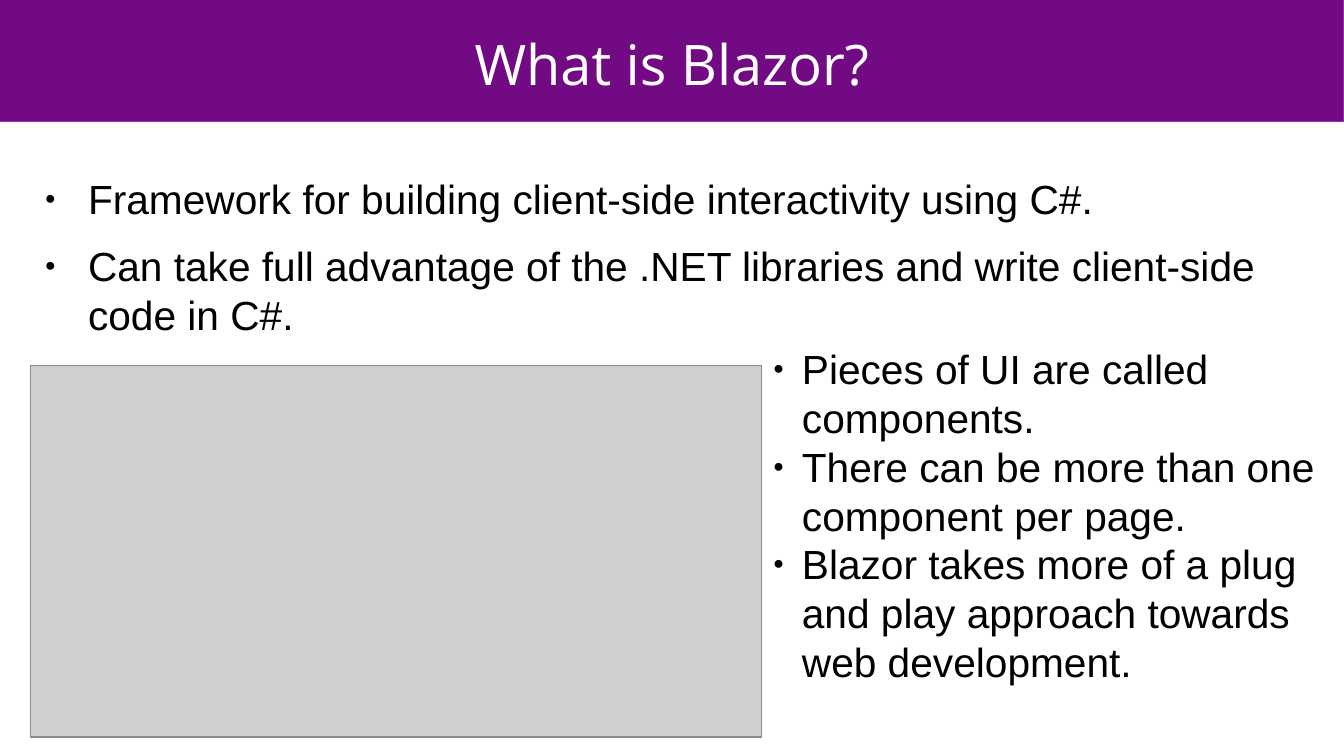
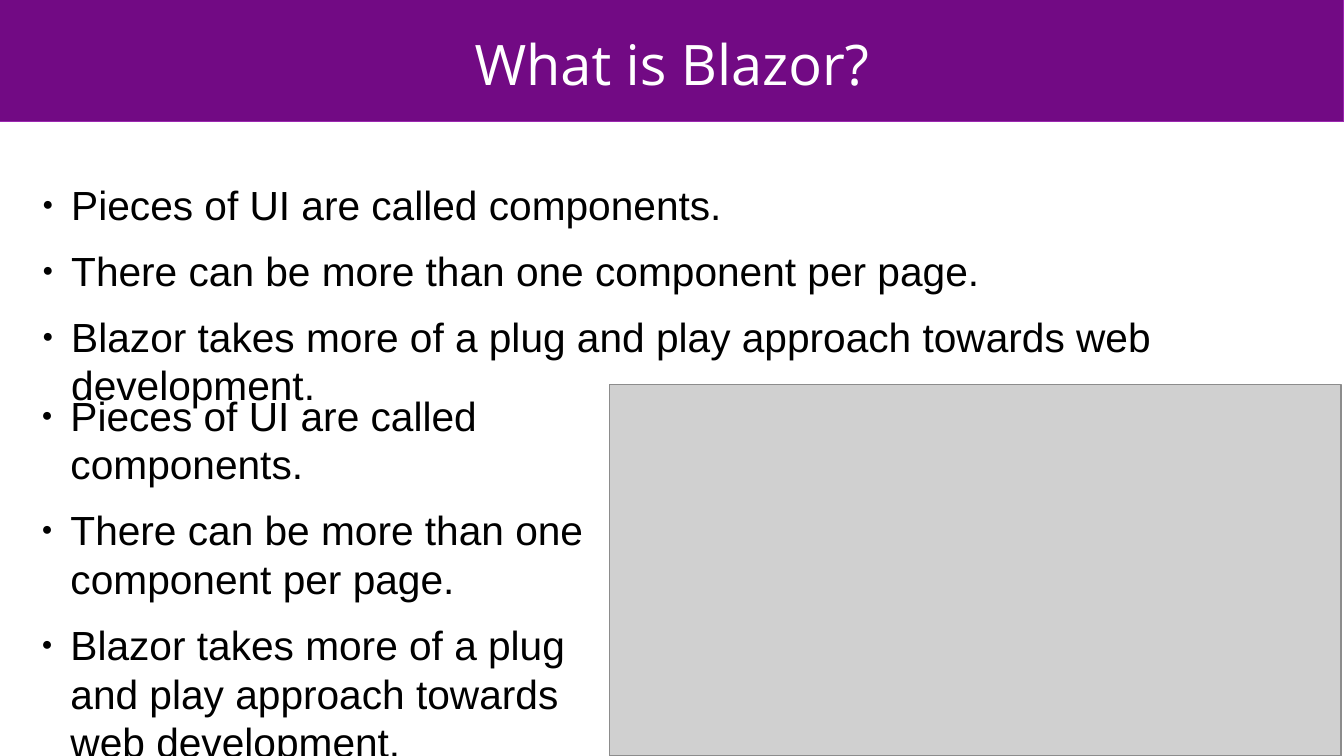
Before and after one commit to wheat32/BlazorTest, a slide deck: slide 3 of blazor_short.odp. Drawn at 1344x756 pixels with LibreOffice and Linux fonts; fonts in the diff are those of the drawing; grey boxes stand for pictures. Boxes give left, top, right and bottom in pixels: in the first picture for what was removed or moved away, otherwise in the second. Text is boxed around its words. In the diff, an @@ line names an element or a change of style, - is before the commit and + after.

```diff
--- a/blazor_short.odp
+++ b/blazor_short.odp
@@ text "Pieces of UI are called ..." moved from (x1=802, y1=354, x2=1315, y2=685) to (x1=71, y1=190, x2=1151, y2=408) @@
@@ text "Pieces of UI are called ..." at (x1=71, y1=190, x2=1151, y2=408): more space between paragraphs @@
@@ text removed at (x1=88, y1=184, x2=1255, y2=331) @@
-● Framework for building client-side interactivity using C#.
-● Can take full advantage of the .NET libraries and write client-side code in C#.
@@ picture moved from (x1=30, y1=366, x2=762, y2=738) to (x1=610, y1=384, x2=1342, y2=756) @@
@@ text added at (x1=70, y1=398, x2=583, y2=716), 24 pt, text #000000 @@
+● Pieces of UI are called components.
+● There can be more than one component per page.
+● Blazor takes more of a plug and play approach towards web development.
```
Also in this commit, not shown: 3 other slides changed, 1 other file.
